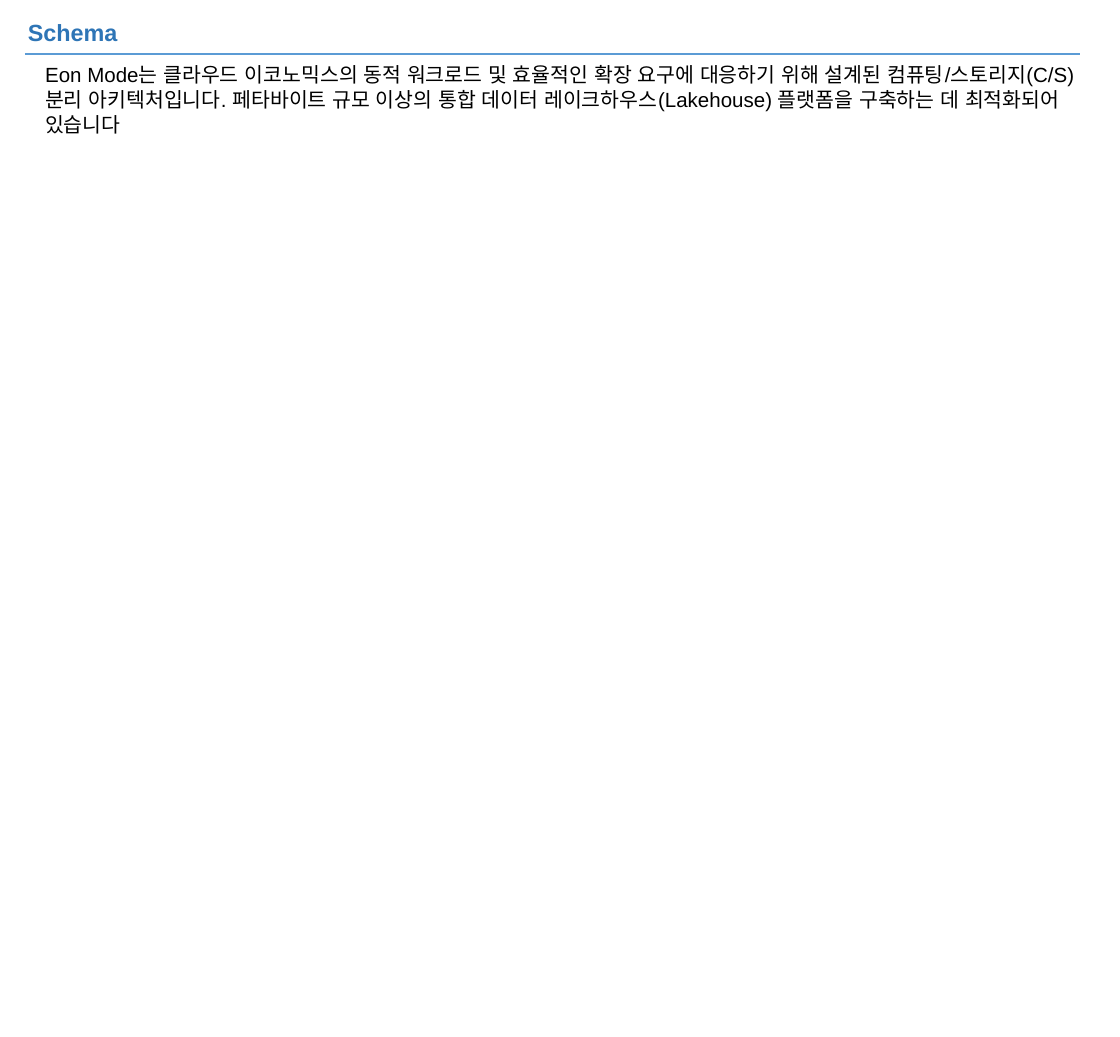
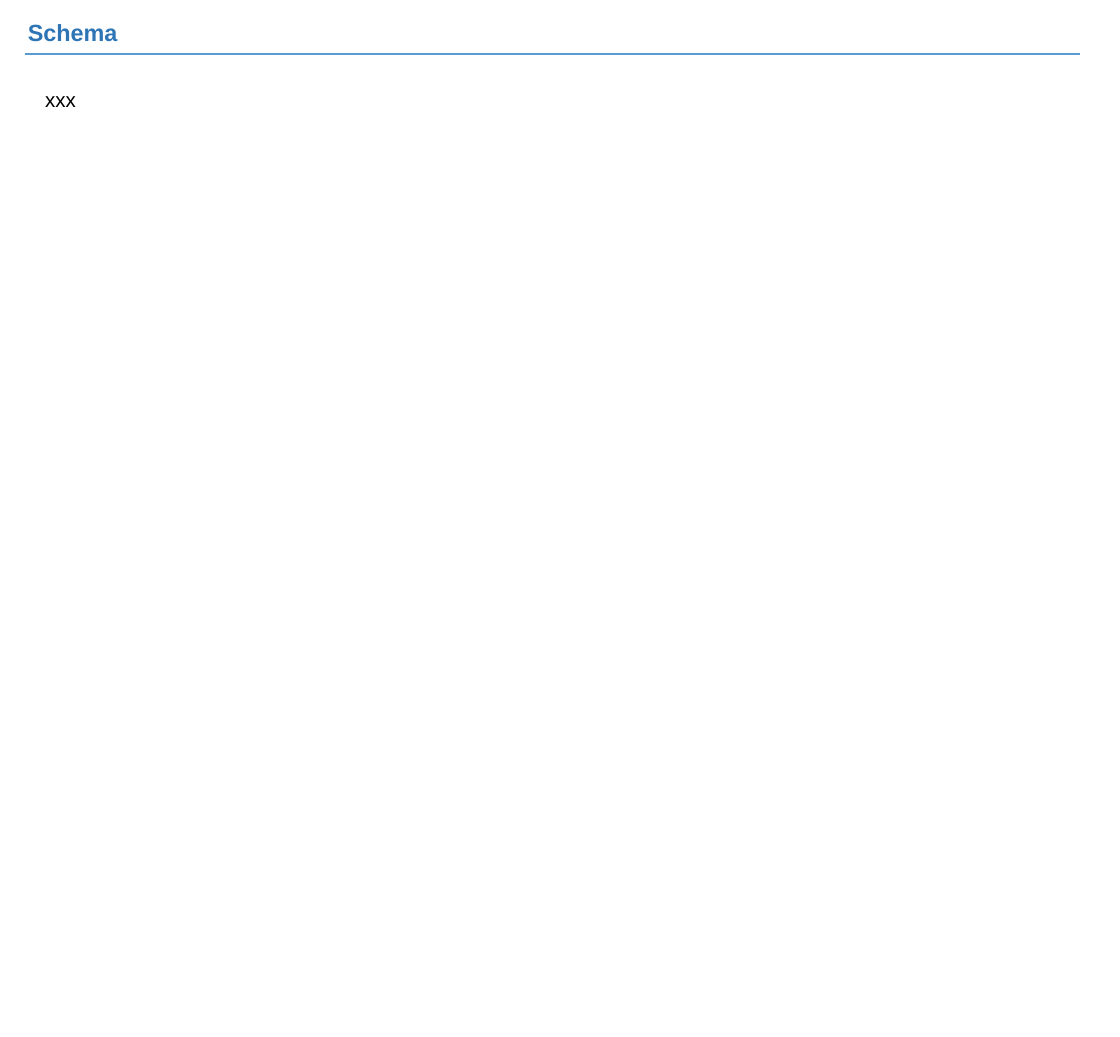
Before and after one commit to JIN0326/vertica_blog, a slide deck: slide 9 of 99ref/버티카_blog.pptx (slide 10 before the commit). Drawn at 1120x1037 pixels with LibreOffice and Linux fonts; fonts in the diff are those of the drawing. Boxes give left, top, right and bottom in pixels: in the first picture for what was removed or moved away, otherwise in the second. Text is boxed around its words. In the diff, an @@ line names an element or a change of style, - is before the commit and + after.

```diff
--- a/99ref/버티카_blog.pptx
+++ b/99ref/버티카_blog.pptx
@@ text at (45,96,76,107): text changed @@
-Eon Mode는 클라우드 이코노믹스의 동적 워크로드 및 효율적인 확장 요구에 대응하기 위해 설계된 컴퓨팅/스토리지(C/S) 분리 아키텍처입니다. 페타바이트 규모 이상의 통합 데이터 레이크하우스(Lakehouse) 플랫폼을 구축하는 데 최적화되어 있습니다
+xxx
```
Also in this commit, not shown: 3 other slides changed, 1 slide removed, 3 other files.
